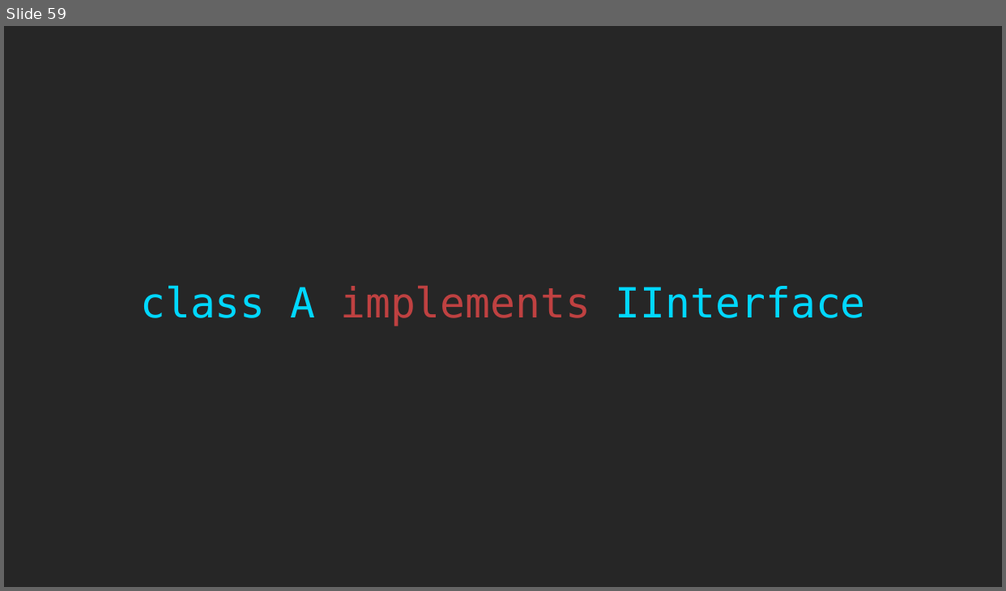
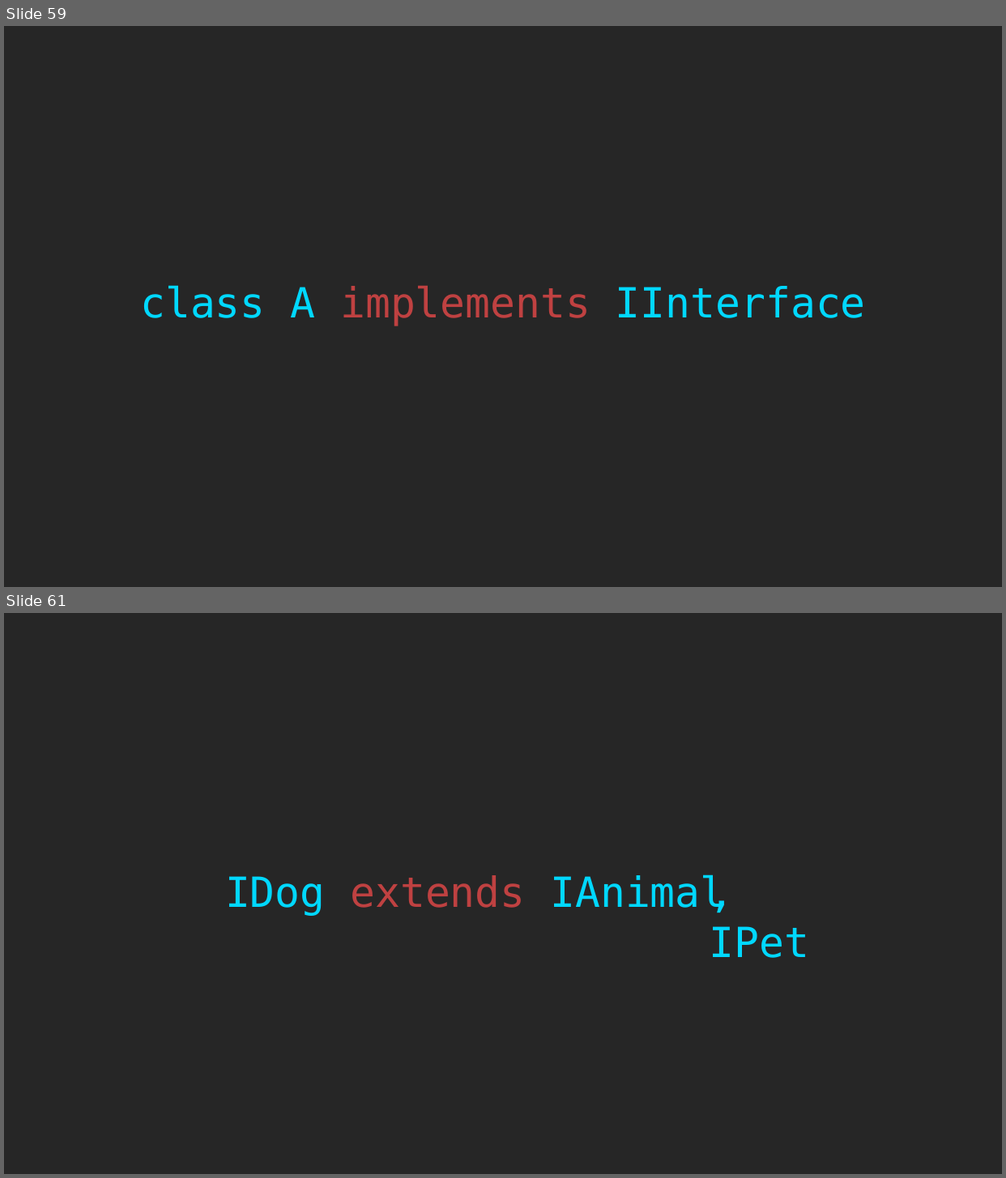
Before and after one commit to rkhaimov/ts-course, a slide deck: Course.pptx. Shown one above the other, each under a label of ours: slide 59 before the commit, slides 59 and 61 after it; the slides between them are not shown. The pictures are 1006x591 and 1006x1178 pixels, drawn with LibreOffice and Linux fonts; fonts in the diff are those of the drawing. Boxes give left, top, right and bottom in pixels: in the first picture for what was removed or moved away, otherwise in the second. Text is boxed around its words. In the diff, an @@ line names an element or a change of style, - is before the commit and + after.

```diff
--- a/Course.pptx
+++ b/Course.pptx
@@ slide 61 added at <box>4,613,1002,1174</box>, background #262626 @@
@@ text added at <box>225,875,734,916</box>, 40 pt, text #00D8FF @@
+IDog extends IAnimal
@@ text added at <box>710,926,810,958</box>, 40 pt, text #00D8FF @@
+, IPet
```
Also in this commit, not shown: 1 slide changed, 9 other slides added.
